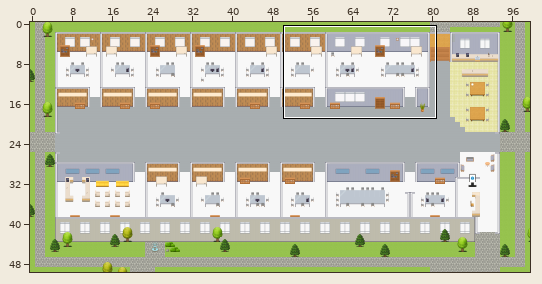
Two states of a Tiled map (JSON), maps/CS-Customer-Experience-Platform-Business-Capabilities-Unit.tmj. The first picture is a wide view before the edit; the outline marks the close-up.
Close-up. As it was:
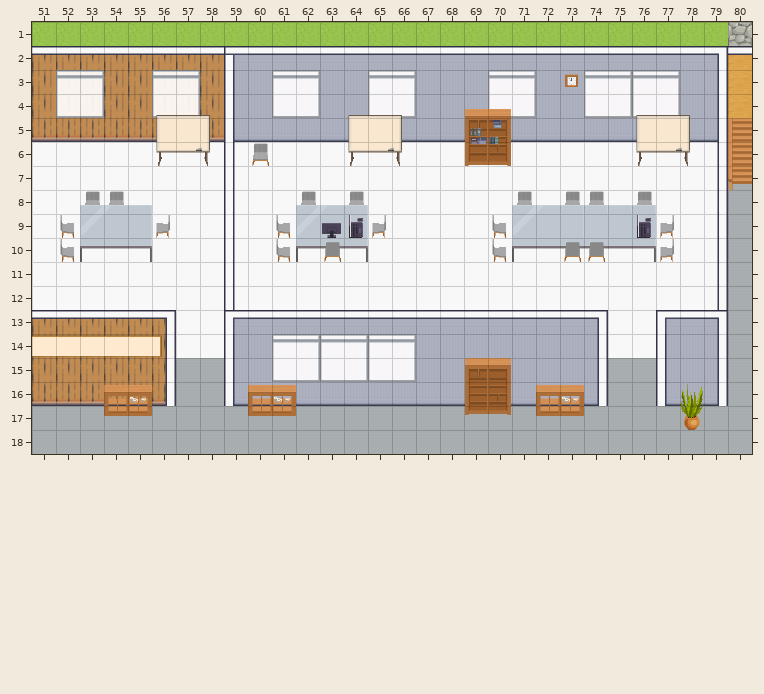
Cells are 32x32 px. Shown: x 51..80, y 1..18. The commit also changed other parts of the map, which this record leaves out.
New version:
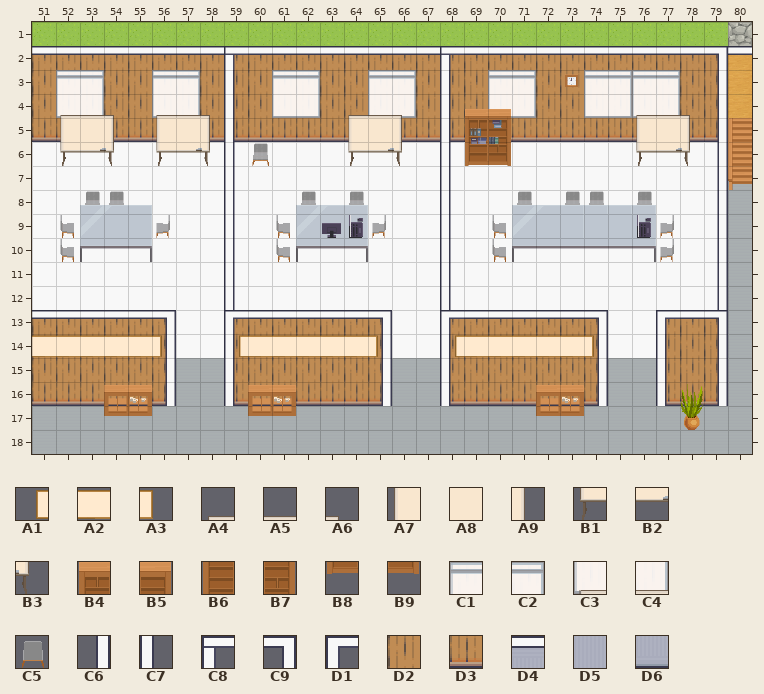
Key: from "Decoration": A1 49, A2 50, A3 51; from "Misc": A4 33, A5 34, A6 35, A7 43, A8 44, A9 45, B1 53, B2 54, B3 55; from "Other_Furniture": B4 14, B5 15, B6 26, B7 27, B8 38, B9 39; from "Room_Builder": C1 738, C2 739, C3 763, C4 764; from "Seats": C5 118; from "room2": C6 5, C7 6, C8 27, C9 39, D1 40, D2 192, D3 205, D4 290, D5 294, D6 307.
__ is an empty cell.
See-through tiles are keyed as they look on the map.
Difference:
Layer "back wall":
y 2: x 59..79 D4 D4 D4 D4 D4 D4 D4 D4 D4 D4 D4 D4 D4 D4 D4 D4 D4 D4 D4 D4 D4 -> D2 D2 D2 D2 D2 D2 D2 D2 D2 D2 D2 D2 D2 D2 D2 D2 D2 D2 D2 D2 D2
y 3..4: x 59..60 D5 D5 -> D2 D2; x 63..64 D5 D5 -> D2 D2; x 67..69 D5 D5 D5 -> D2 D2 D2; x 72..73 D5 D5 -> D2 D2; x 78..79 D5 D5 -> D2 D2
y 5: x 59..64 D6 D6 D6 D6 D6 D6 -> D3 D3 D3 D3 D3 D3; x 66..76 D6 D6 D6 D6 D6 D6 D6 D6 D6 D6 D6 -> D3 D3 D3 D3 D3 D3 D3 D3 D3 D3 D3; x 78..79 D6 D6 -> D3 D3
y 13: x 59..74 D4 D4 D4 D4 D4 D4 D4 D4 D4 D4 D4 D4 D4 D4 D4 D4 -> D2 D2 D2 D2 D2 D2 D2 __ __ D2 D2 D2 D2 D2 D2 D2; x 77..79 D4 D4 D4 -> D2 D2 D2
y 14: x 59..74 D5 D5 D5 D5 D5 D5 D5 D5 D5 D5 D5 D5 D5 D5 D5 D5 -> D2 D2 D2 D2 D2 D2 D2 __ __ D2 D2 D2 D2 D2 D2 D2; x 77..79 D5 D5 D5 -> D2 D2 D2
y 15: x 59..66 D5 D5 D5 D5 D5 D5 D5 D5 -> D2 D2 D2 D2 D2 D2 D2 __; x 68..74 D5 D5 D5 D5 D5 D5 D5 -> D2 D2 D2 D2 D2 D2 D2; x 77..79 D5 D5 D5 -> D2 D2 D2
y 16: x 59..74 D6 D6 D6 D6 D6 D6 D6 D6 D6 D6 D6 D6 D6 D6 D6 D6 -> D3 D3 D3 D3 D3 D3 D3 __ __ D3 D3 D3 D3 D3 D3 D3; x 77..79 D6 D6 D6 -> D3 D3 D3
Layer "walls":
y 2: x 68 __ -> C8
y 3..12: x 68 __ -> C7
y 13: x 65 __ -> C9; x 68 __ -> D1
y 14..16: x 65 __ -> C6; x 68 __ -> C7
Layer "windows":
y 14: x 61..66 C1 C2 C1 C2 C1 C2 -> __ __ __ __ __ __
y 15: x 61..66 C3 C4 C3 C4 C3 C4 -> __ __ __ __ __ __
Layer "decor":
y 4: x 52..54 __ __ __ -> A4 A5 A6
y 5: x 52..54 __ __ __ -> A7 A8 A9
y 6: x 52..54 __ __ __ -> B1 B2 B3
y 14: x 59..65 __ __ __ __ __ __ __ -> A1 A2 A2 A2 A2 A2 A3
y 15: x 69..70 B4 B5 -> __ __
y 16: x 69..70 B6 B7 -> __ __
y 17: x 69..70 B8 B9 -> __ __
Layer "seats front" (removed):
y 10: x 63 C5 -> __; x 73..74 C5 C5 -> __ __
Layer "tech":
y 14: x 68..74 __ __ __ __ __ __ __ -> A1 A2 A2 A2 A2 A2 A3
